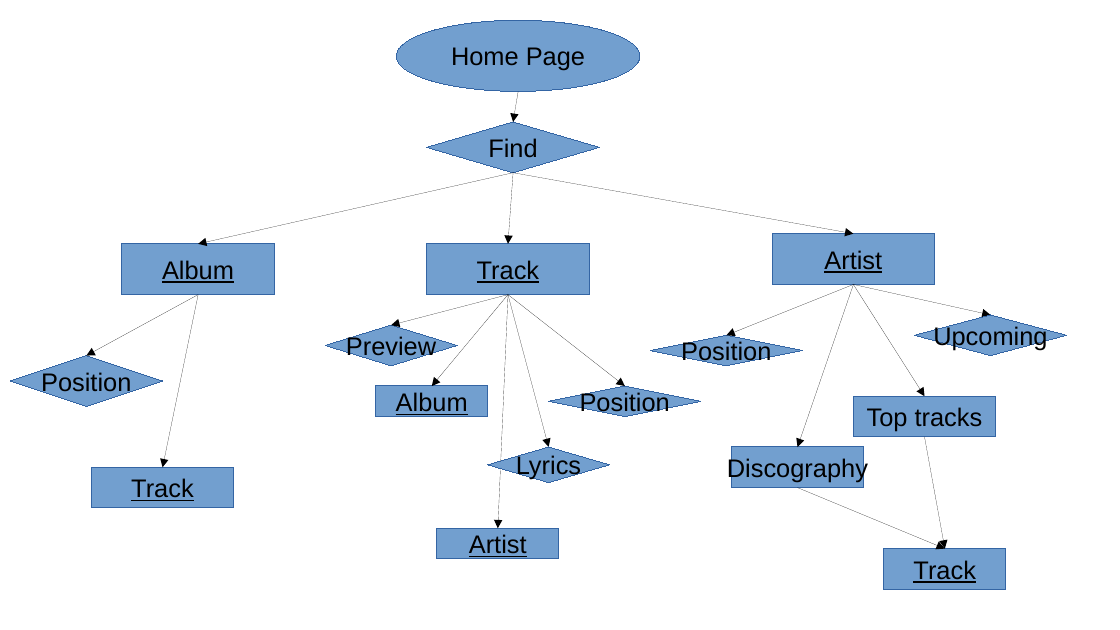
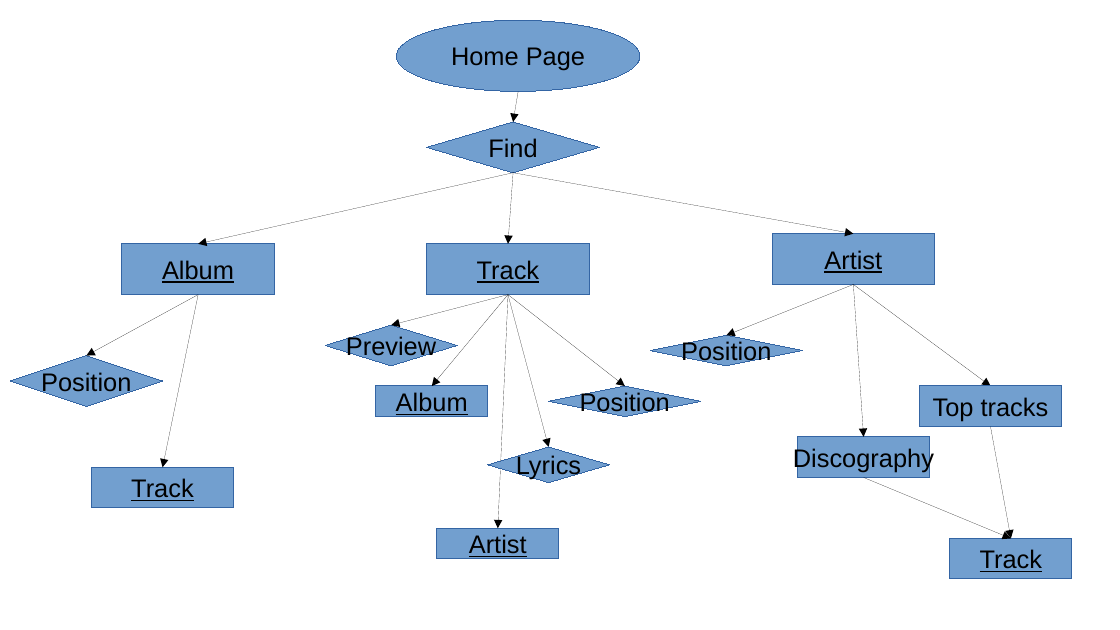
Before and after one commit to simonepetruzzi/Musikult, a slide deck: slide 1 of Graph.odp. Drawn at 1120x630 pixels with LibreOffice and Linux fonts; fonts in the diff are those of the drawing. Boxes give left, top, right and bottom in pixels: in the first picture for what was removed or moved away, otherwise in the second. Text is boxed around its words. In the diff, an @@ line names an element or a change of style, - is before the commit and + after.

```diff
--- a/Graph.odp
+++ b/Graph.odp
@@ arrow moved from (854, 285) - (991, 315) to (854, 285) - (991, 386) @@
@@ arrow moved from (854, 285) - (798, 447) to (854, 285) - (864, 437) @@
@@ arrow removed from (854, 285) to (925, 396) @@
@@ diamond removed at (x1=915, y1=315, x2=1067, y2=356) @@
-Upcoming
@@ 3 rectangles, 2 arrows moved together from (x1=732, y1=396, x2=1006, y2=589) to (x1=798, y1=386, x2=1072, y2=579) @@
```
Also in this commit, not shown: 1 other file.
